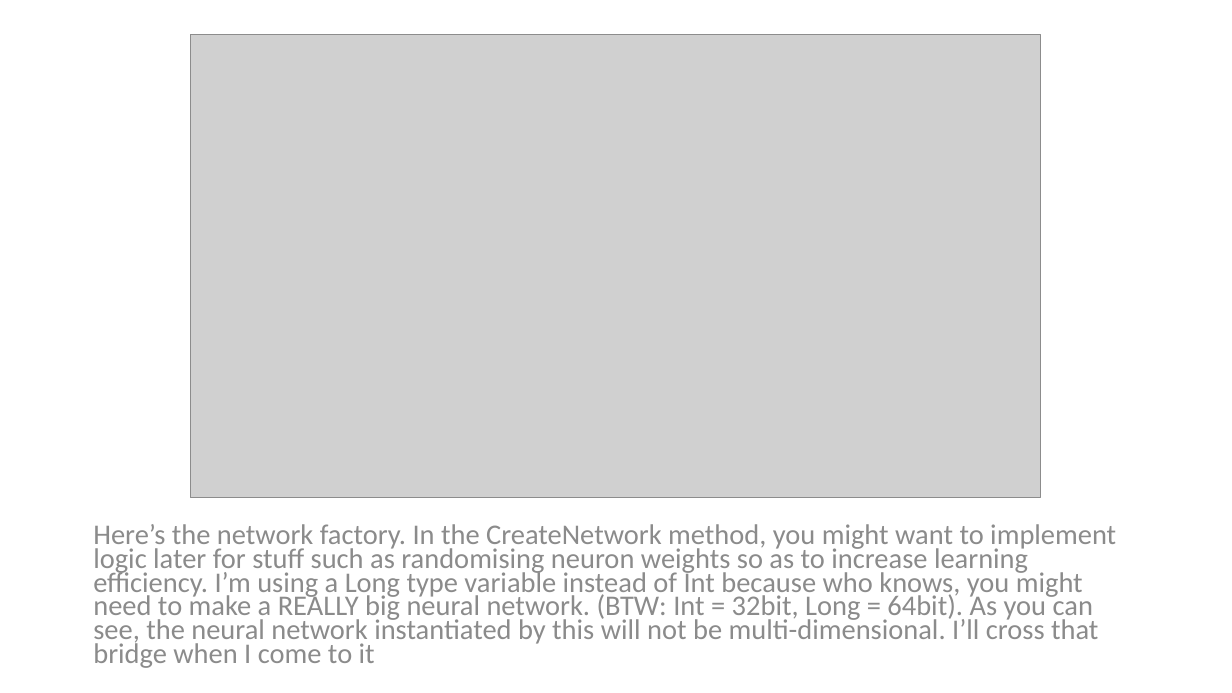
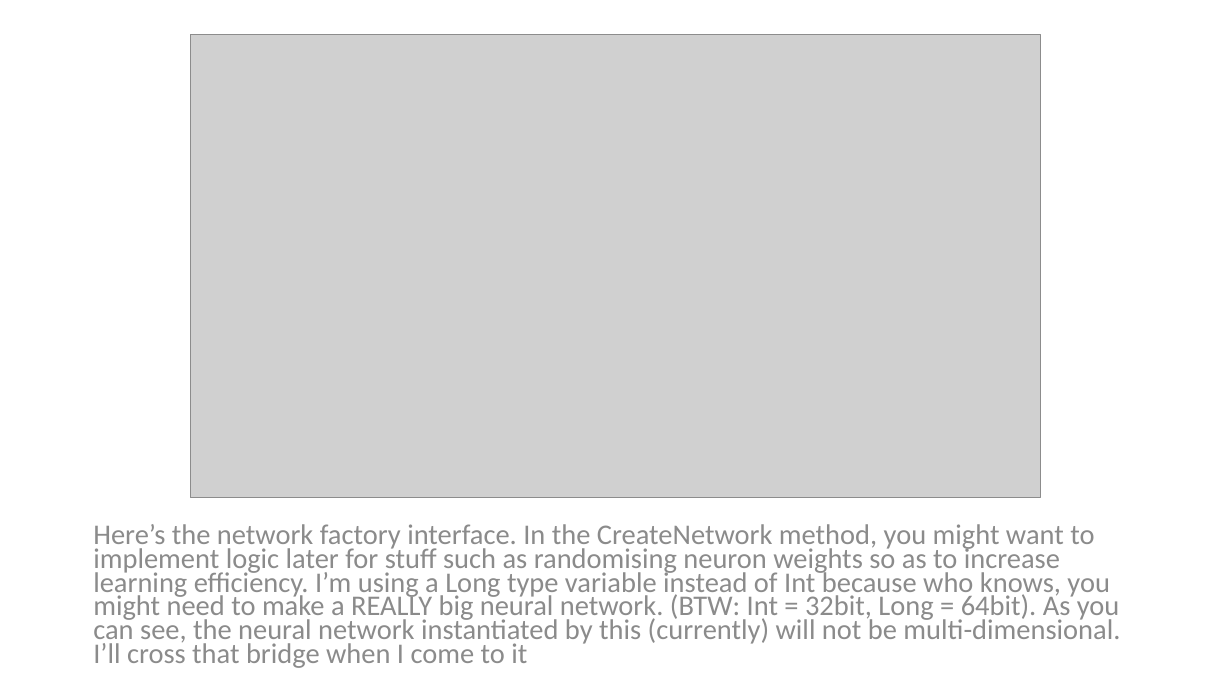
Before and after one commit to PixelZerg/NeuroOCR, a slide deck: slide 11 of NeuroOCR-DevelopmentDocumentation.pptx. Drawn at 1232x693 pixels with LibreOffice and Linux fonts; fonts in the diff are those of the drawing; grey boxes stand for pictures. Boxes give left, top, right and bottom in pixels: in the first picture for what was removed or moved away, otherwise in the second. Text is boxed around its words. In the diff, an @@ line names an element or a change of style, - is before the commit and + after.

Commit message:
Finished off the interfaces and implemented the Neuron

```diff
--- a/NeuroOCR-DevelopmentDocumentation.pptx
+++ b/NeuroOCR-DevelopmentDocumentation.pptx
@@ text at (x1=93, y1=524, x2=1120, y2=668): text changed @@
-Here’s the network factory. In the CreateNetwork method, you might want to implement logic later for stuff such as randomising neuron weights so as to increase learning efficiency. I’m using a Long type variable instead of Int because who knows, you might need to make a REALLY big neural network. (BTW: Int = 32bit, Long = 64bit). As you can see, the neural network instantiated by this will not be multi-dimensional. I’ll cross that bridge when I come to it
+Here’s the network factory interface. In the CreateNetwork method, you might want to implement logic later for stuff such as randomising neuron weights so as to increase learning efficiency. I’m using a Long type variable instead of Int because who knows, you might need to make a REALLY big neural network. (BTW: Int = 32bit, Long = 64bit). As you can see, the neural network instantiated by this (currently) will not be multi-dimensional. I’ll cross that bridge when I come to it
```
Also in this commit, not shown: 14 slides added, 6 other files.
